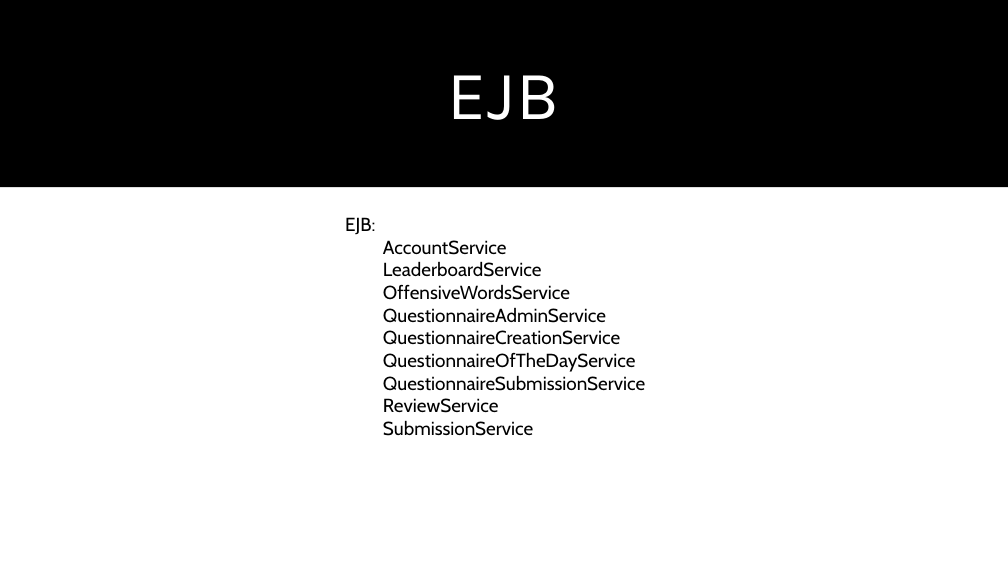
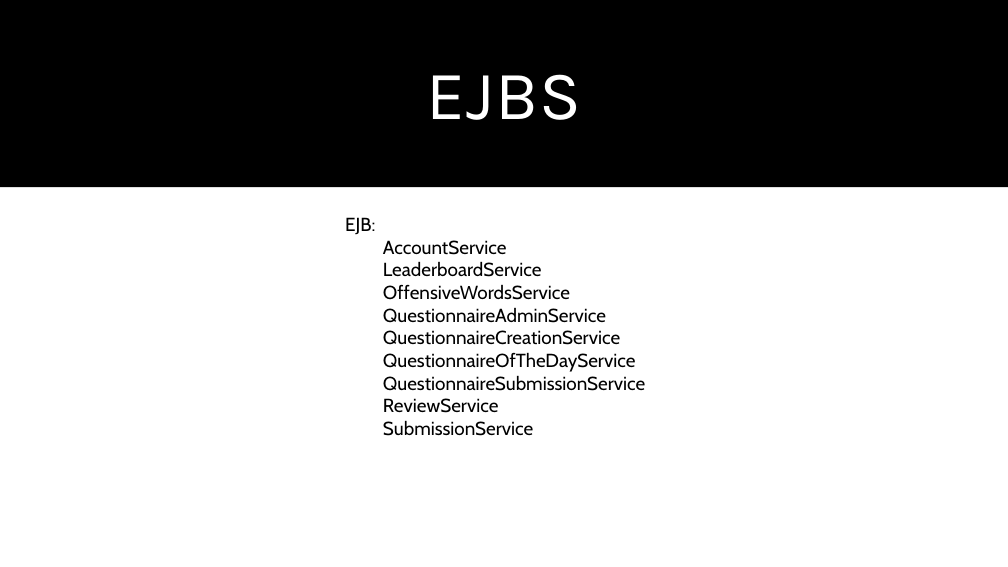
Before and after one commit to marcoPetriPolimi/db2-polimiProject-2020-2021, a slide deck: slide 38 of Presentazione.pptx. Drawn at 1008x567 pixels with LibreOffice and Linux fonts; fonts in the diff are those of the drawing. Boxes give left, top, right and bottom in pixels: in the first picture for what was removed or moved away, otherwise in the second. Text is boxed around its words. In the diff, an @@ line names an element or a change of style, - is before the commit and + after.

```diff
--- a/Presentazione.pptx
+++ b/Presentazione.pptx
@@ title at [426, 74, 581, 120]: text changed @@
-EJB
+EJBS
```
Also in this commit, not shown: 13 other slides changed.
